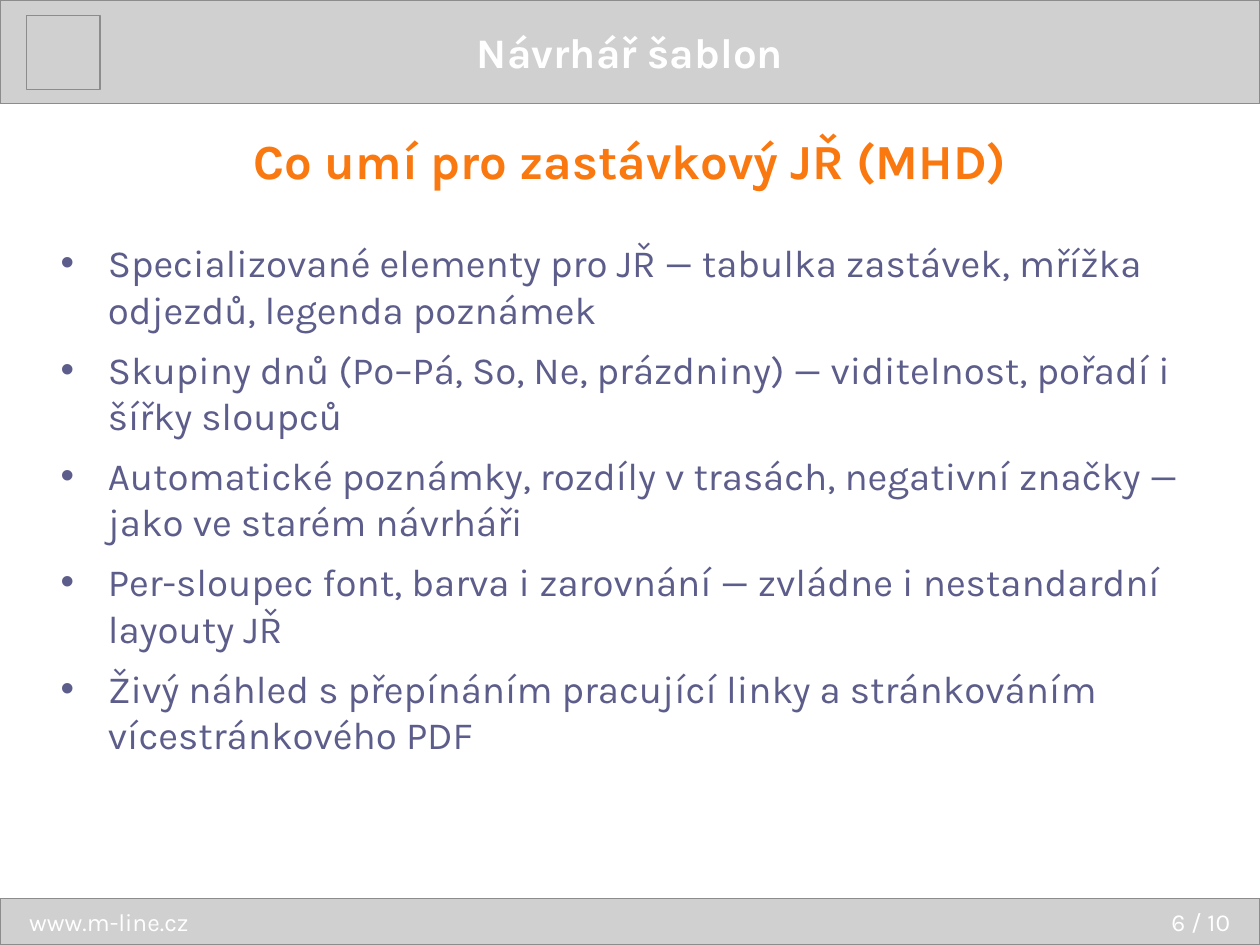
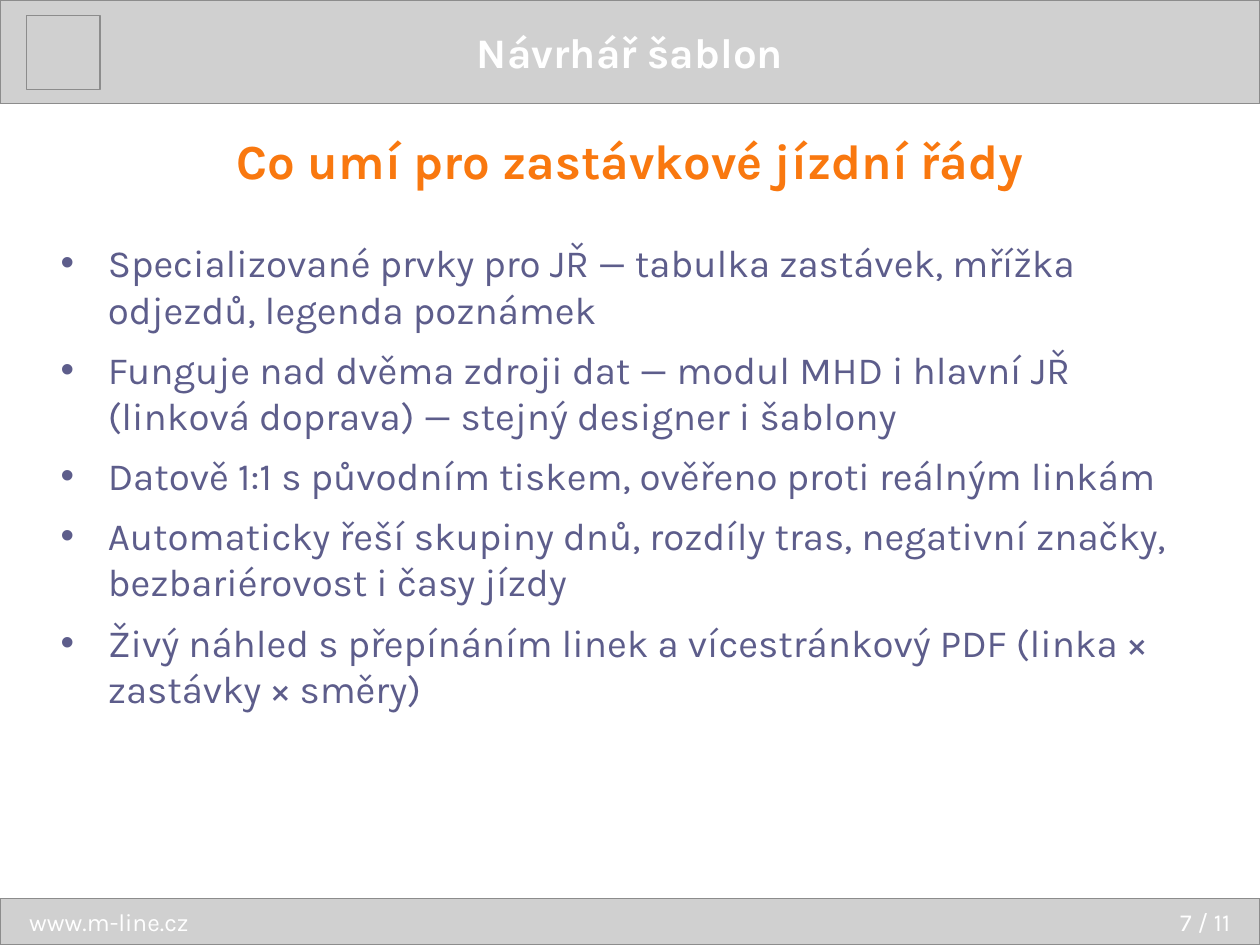
Before and after one commit to dracekmartin/EDISON2-projekt, a slide deck: slide 7 of TemplateDesigner/prezentace/TemplateDesigner.pptx (slide 6 before the commit). Drawn at 1260x945 pixels with LibreOffice and Linux fonts; fonts in the diff are those of the drawing; grey boxes stand for pictures. Boxes give left, top, right and bottom in pixels: in the first picture for what was removed or moved away, otherwise in the second. Text is boxed around its words. In the diff, an @@ line names an element or a change of style, - is before the commit and + after.

```diff
--- a/TemplateDesigner/prezentace/TemplateDesigner.pptx
+++ b/TemplateDesigner/prezentace/TemplateDesigner.pptx
@@ text at (237, 140, 1023, 191): text changed @@
-Co umí pro zastávkový JŘ (MHD)
+Co umí pro zastávkové jízdní řády
@@ text at (108, 243, 1165, 666): text changed @@
-• Specializované elementy pro JŘ — tabulka zastávek, mřížka odjezdů, legenda poznámek
-• Skupiny dnů (Po–Pá, So, Ne, prázdniny) — viditelnost, pořadí i šířky sloupců
-• Automatické poznámky, rozdíly v trasách, negativní značky — jako ve starém návrháři
-• Per-sloupec font, barva i zarovnání — zvládne i nestandardní layouty JŘ
-• Živý náhled s přepínáním pracující linky a stránkováním vícestránkového PDF
+• Specializované prvky pro JŘ — tabulka zastávek, mřížka odjezdů, legenda poznámek
+• Funguje nad dvěma zdroji dat — modul MHD i hlavní JŘ (linková doprava) — stejný designer i šablony
+• Datově 1:1 s původním tiskem, ověřeno proti reálným linkám
+• Automaticky řeší skupiny dnů, rozdíly tras, negativní značky, bezbariérovost i časy jízdy
+• Živý náhled s přepínáním linek a vícestránkový PDF (linka × zastávky × směry)
@@ text at (1180, 916, 1230, 931): text changed @@
-6 / 10
+7 / 11
```
Also in this commit, not shown: 7 other slides changed, 1 slide added.
